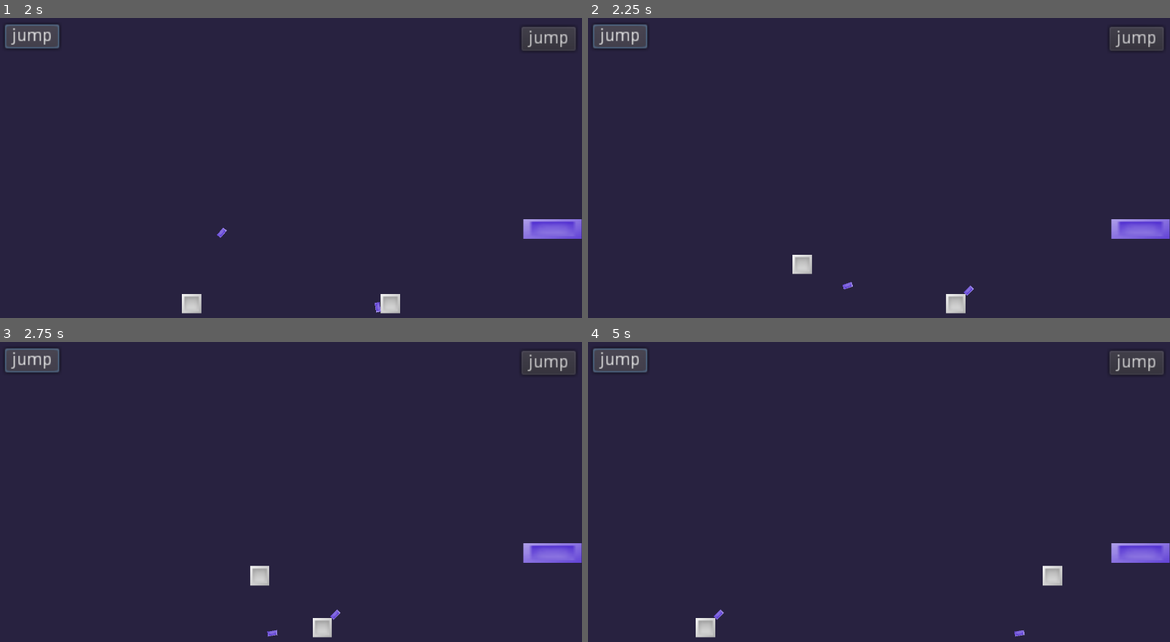
Above: before the commit, frames 1-4 (two rows, left to right).
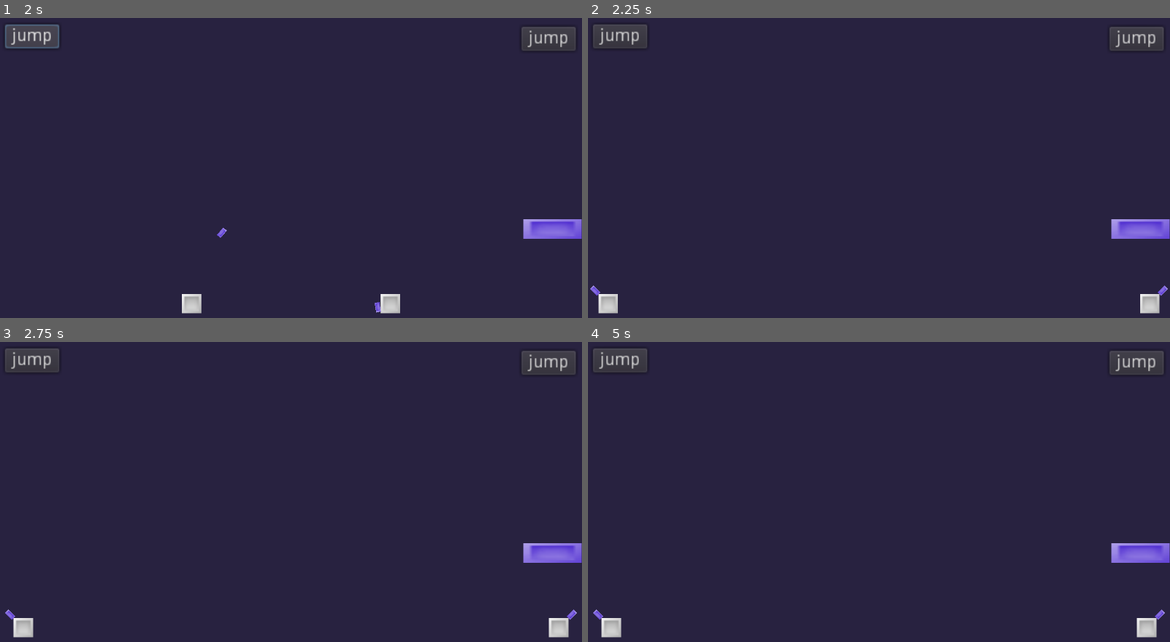
Above: after the commit, the same moments.

Repository: ra314/micro-sword-battles
Game: Godot game, scene res://Level Main.tscn
Same seed, same stepped clock (60 frames per second), same inputs: the game is played once before the commit and once after it.
Inputs:
- Up to frame 1 (2 s): click "jump" at 0.5 s; click "jump" at 1.25 s
- Up to frame 2 (2.25 s): hold Right (move_right) from 2.03 s (still down); tap Space (jump) at 2.1 s
- Up to frame 3 (2.75 s): keep holding Right (move_right); tap Space (jump) at 2.27, 2.57 s
- Up to frame 4 (5 s): tap Space (jump) at 2.85, 3.02, 3.32, 3.6, 4.35, 4.52, 4.82 s; release Right (move_right) at 3.53 s; hold Left (move_left) 3.53-4.28 s; hold Right (move_right) from 4.28 s (still down)

Frame 1 is identical in both runs. In frame 2, 1.1% of the frame differs, in the area x 0-100%, y 2-99%; in frame 3, 1.1%; in frame 4, 1.2%.

Commit message:
Fixed kill detection for the sword and added keyboard inputs.

Diff:
--- a/Level Main.gd
+++ b/Level Main.gd
@@ -12,7 +12,15 @@
 	$Player2/Sword2.connect("player_killed", self, "reset")
 	$Button1.connect("button_down", $Player1, "action")
 	$Button2.connect("button_down", $Player2, "action")
-	pass
+
+func _process(delta):
+	if Input.is_action_just_pressed("move_right"):
+		$Button1.emit_signal("button_down")
+	if Input.is_action_just_pressed("move_left"):
+		$Button2.emit_signal("button_down")
+	if Input.is_action_just_pressed("jump"):
+		reset(null)
+
 
 func reset(killed_player):
 	get_tree().reload_current_scene()
--- a/sword.gd
+++ b/sword.gd
@@ -39,7 +39,6 @@
 func add_to_player(new_player):
 	player = new_player
 	set_pnames()
-	set_collision_mask_bit(PLATFORM_COLLISION_LAYER, false)
 	world.remove_child(self)
 	player.add_child(self)
 	player.sword = self
@@ -56,7 +55,6 @@
 		rotation_degrees = 135
 
 const PLATFORM_COLLISION_LAYER = 0
-const PLAYER_COLLISION_LAYER = 1
 const BIG_SCALE = Vector2(2, 1)
 const SMALL_SCALE = Vector2(0.5, 0.25)
 func throw_self():
@@ -75,7 +73,6 @@
 		velocity = Vector2(-H_SPEED, -V_SPEED)
 
 	set_collision_mask_bit(PLATFORM_COLLISION_LAYER, true)
-	#set_collision_mask_bit(PLAYER_COLLISION_LAYER, true)
 
 func _physics_process(delta):
 	# Vertical movement code. Apply gravity.
@@ -83,7 +80,6 @@
 		# Become non dangerous
 		if is_on_floor():
 			velocity = Vector2()
-			set_collision_mask_bit(PLAYER_COLLISION_LAYER, false)
 			enemy_name = null
 			player = null
 		# Rotate and fall
